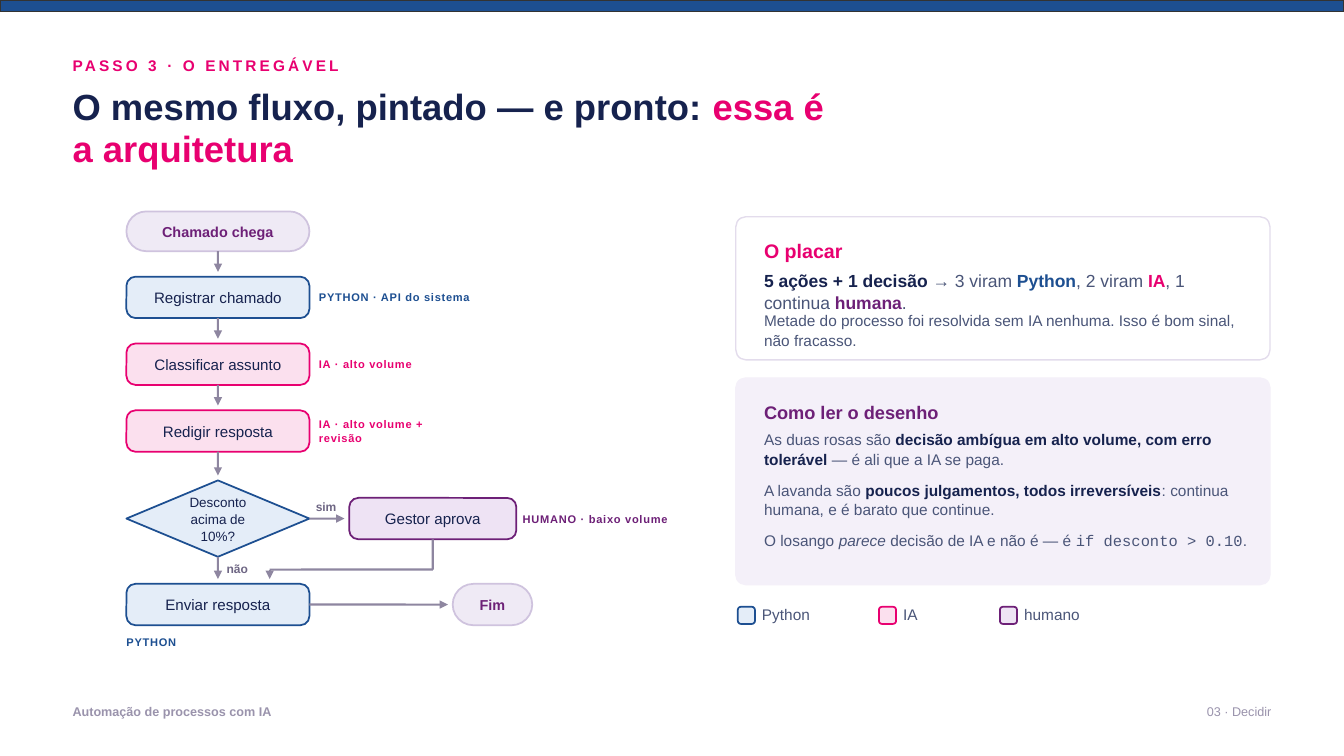
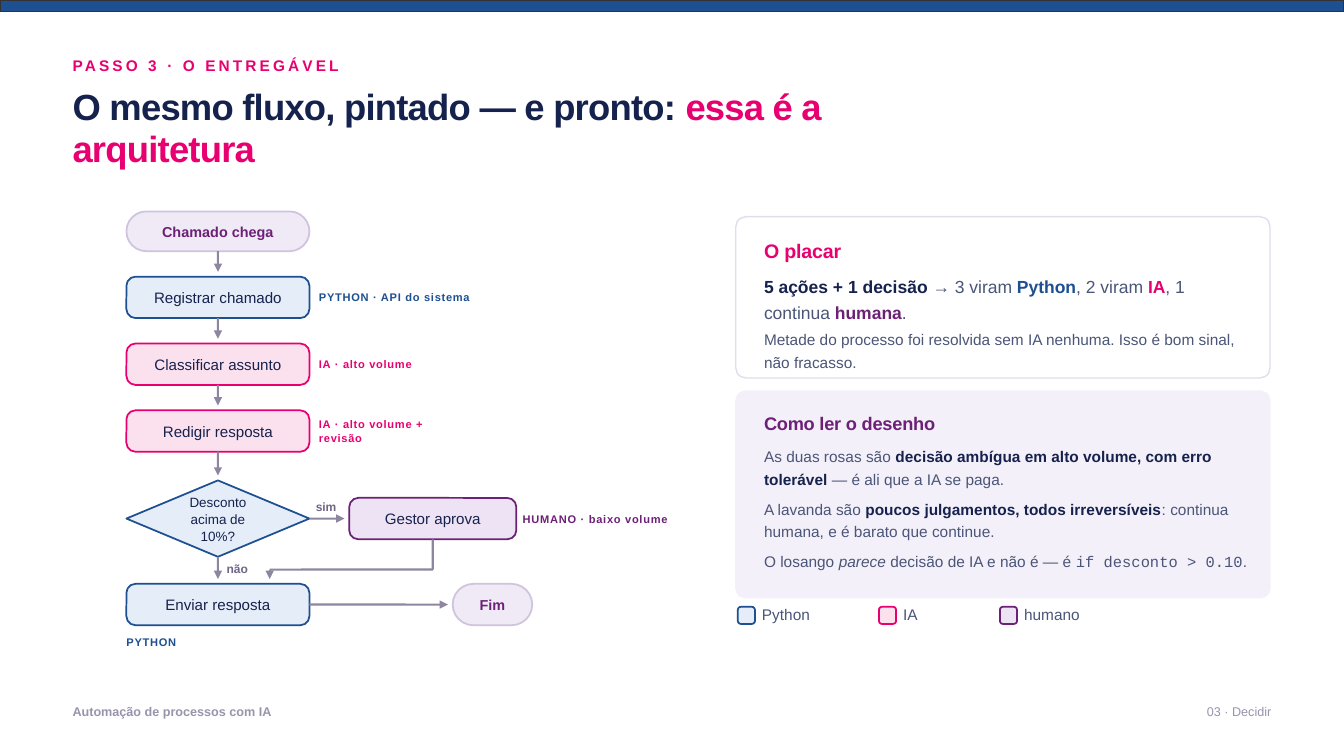
Before and after one commit to gabrcs/casamentos-app, a slide deck: slide 9 of talks/serasa-ia-automacao/deck.pptx. Drawn at 1344x756 pixels with LibreOffice and Linux fonts; fonts in the diff are those of the drawing. Boxes give left, top, right and bottom in pixels: in the first picture for what was removed or moved away, otherwise in the second. Text is boxed around its words. In the diff, an @@ line names an element or a change of style, - is before the commit and + after.

```diff
--- a/talks/serasa-ia-automacao/deck.pptx
+++ b/talks/serasa-ia-automacao/deck.pptx
@@ text "O mesmo fluxo, pintado — ..." at [73, 93, 821, 169]: letter spacing 0 to -0.6 pt @@
@@ rounded rectangle: place and size @@
-rounded rectangle at [736, 217, 1270, 360]
+rounded rectangle at [736, 217, 1270, 378]
@@ rounded rectangle at [736, 217, 1270, 378]: proportions changed @@
@@ text "O placar" at [764, 243, 841, 262]: letter spacing 0 to -0.1 pt @@
@@ text "5 ações + 1 decisão ..." at [764, 280, 1185, 319]: line spacing 16pt to 19pt @@
@@ line spacing 14pt to 16pt in 4 elements at [764, 450, 1212, 488], [764, 503, 1228, 540], [764, 555, 1248, 570], [764, 333, 1235, 368] @@
@@ text "Metade do processo foi resolvida ...": place and size @@
-text "Metade do processo foi resolvida ..." at [764, 314, 1235, 346]
+text "Metade do processo foi resolvida ..." at [764, 333, 1235, 368]
@@ 2 texts, 1 rounded rectangle: place and size @@
-2 texts, 1 rounded rectangle at [736, 378, 1270, 585]
+2 texts, 1 rounded rectangle at [736, 391, 1270, 598]
@@ text "Como ler o desenho" at [764, 416, 936, 430]: letter spacing 0 to -0.1 pt @@
@@ text "Como ler o desenho": place and size @@
-text "Como ler o desenho" at [764, 405, 939, 419]
+text "Como ler o desenho" at [764, 416, 936, 430]
@@ text "O losango parece decisão de ...": place and size @@
-text "O losango parece decisão de ..." at [764, 534, 1248, 549]
+text "O losango parece decisão de ..." at [764, 555, 1248, 570]
```
Also in this commit, not shown: 13 other slides changed, 6 other files.
